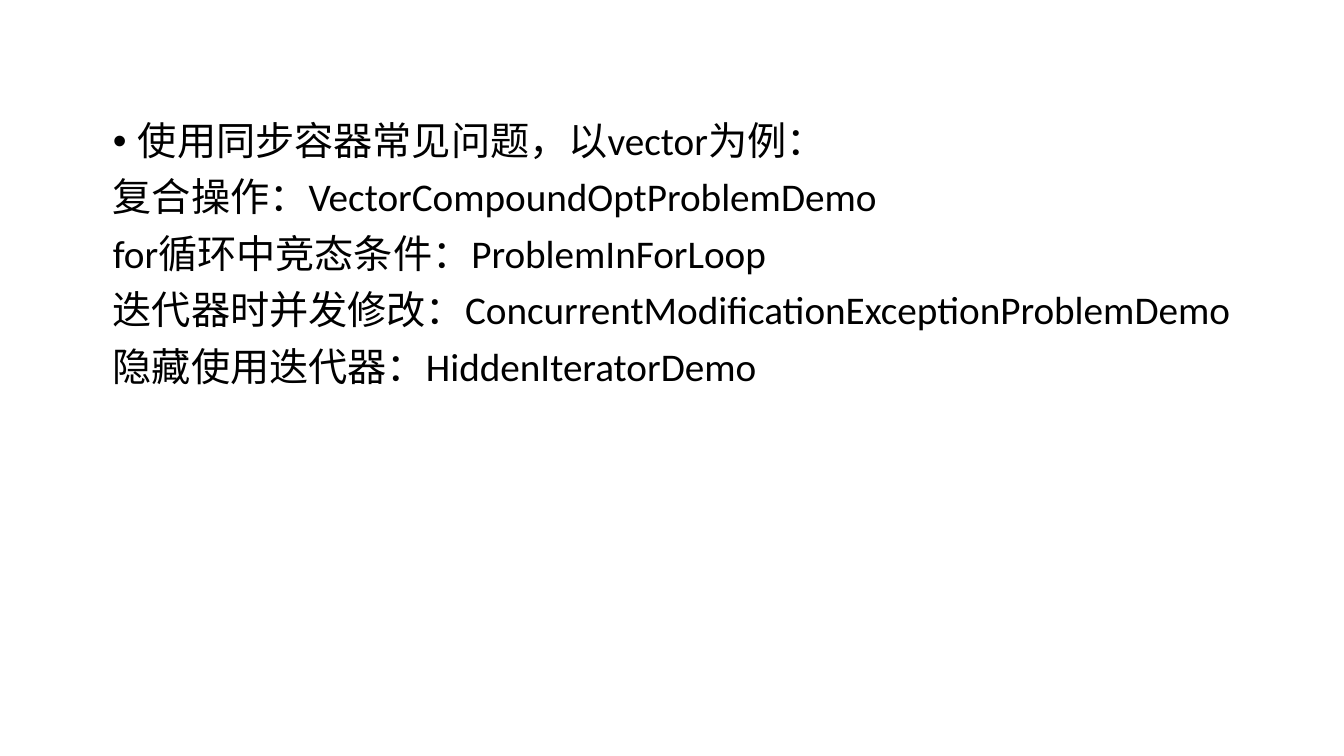
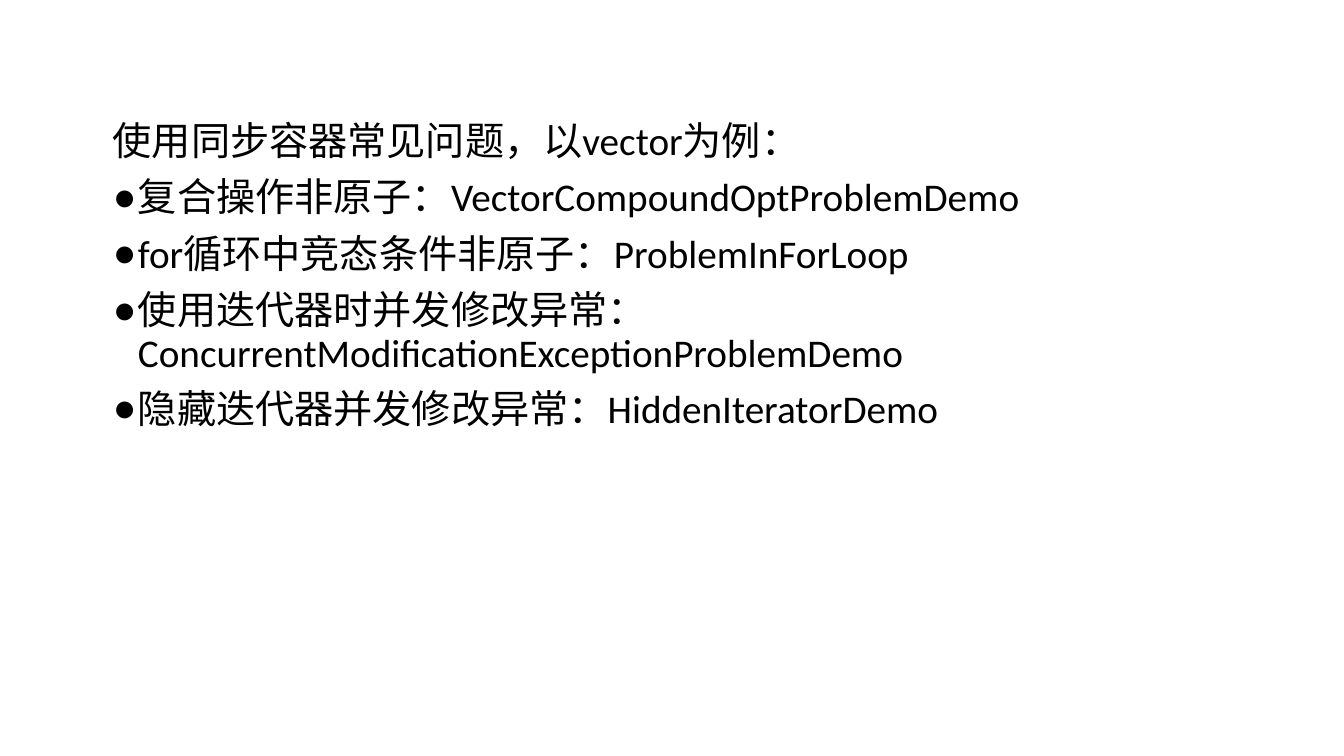
Before and after one commit to GerogeLeon/multithread_demo, a slide deck: slide 27 of JAVA并发编程.pptx. Drawn at 1344x756 pixels with LibreOffice and Linux fonts; fonts in the diff are those of the drawing. Boxes give left, top, right and bottom in pixels: in the first picture for what was removed or moved away, otherwise in the second. Text is boxed around its words. In the diff, an @@ line names an element or a change of style, - is before the commit and + after.

```diff
--- a/JAVA并发编程.pptx
+++ b/JAVA并发编程.pptx
@@ text at box(113, 122, 801, 159): bullet • to none @@
@@ text at box(138, 178, 1019, 427): text changed @@
-复合操作：VectorCompoundOptProblemDemo
-for循环中竞态条件：ProblemInForLoop
-迭代器时并发修改：ConcurrentModificationExceptionProblemDemo
-隐藏使用迭代器：HiddenIteratorDemo
+● 复合操作非原子：VectorCompoundOptProblemDemo
+● for循环中竞态条件非原子：ProblemInForLoop
+● 使用迭代器时并发修改异常：ConcurrentModificationExceptionProblemDemo
+● 隐藏迭代器并发修改异常：HiddenIteratorDemo
```
Also in this commit, not shown: 1 other file.
